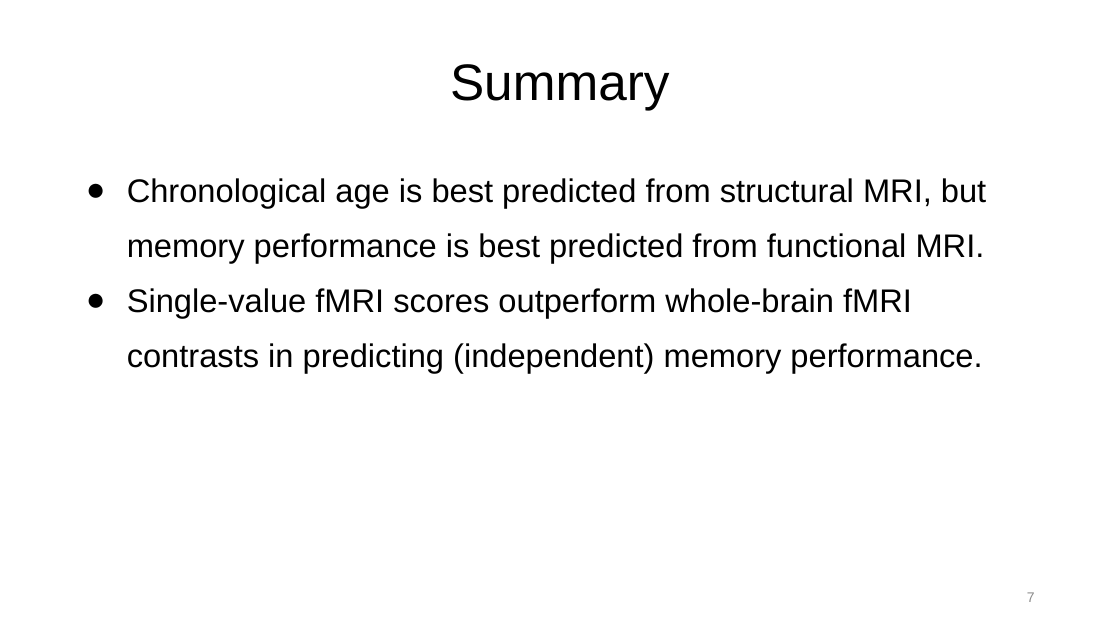
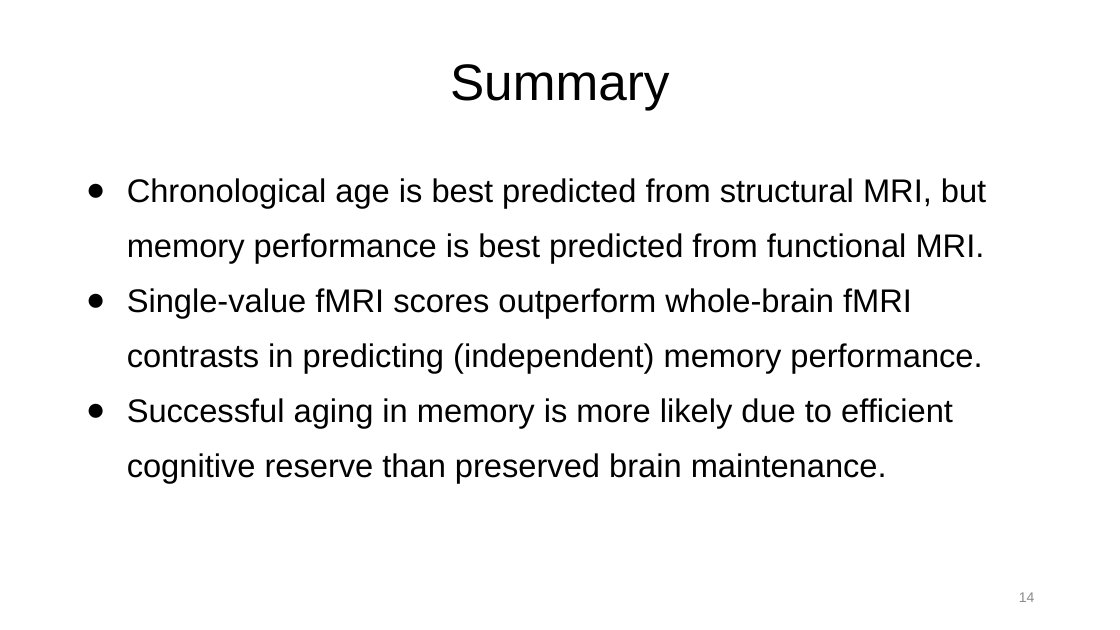
Before and after one commit to JoramSoch/OHBM_2022, a slide deck: slide 14 of Talks/OHBM_2022_Talk_B_FADE.pptx (slide 7 before the commit). Drawn at 1120x630 pixels with LibreOffice and Linux fonts; fonts in the diff are those of the drawing. Boxes give left, top, right and bottom in pixels: in the first picture for what was removed or moved away, otherwise in the second. Text is boxed around its words. In the diff, an @@ line names an element or a change of style, - is before the commit and + after.

```diff
--- a/Talks/OHBM_2022_Talk_B_FADE.pptx
+++ b/Talks/OHBM_2022_Talk_B_FADE.pptx
@@ text at (127, 398, 953, 482): paragraph added @@
+● Successful aging in memory is more likely due to efficient cognitive reserve than preserved brain maintenance.
@@ page number at (1019, 592, 1035, 602): text changed @@
-7
+14
```
Also in this commit, not shown: 2 other slides changed, 11 slides added, 1 slide removed, 2 other files.
